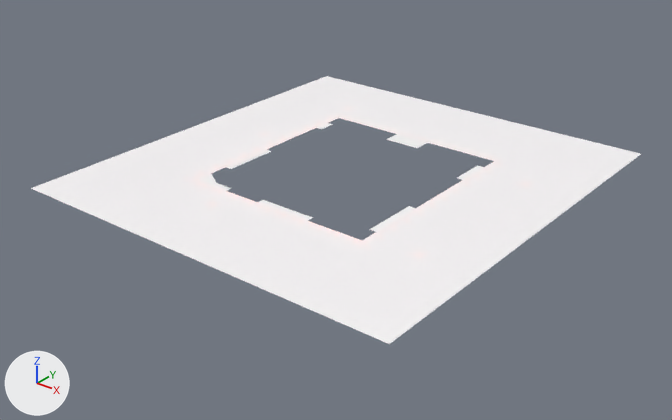
The glTF model AirBorneApes2/BlenderModels/Coldth.glb, before and after one commit.
The view is the same before and after, from a 50 mm lens placed at (12.93, -16.91, 9.12), pointed at (0.02, -0.78, -0.88). The axes (+X, +Y, +Z) are drawn at lower left. The lights are the same throughout.

The older version as bpy lines, for what is in view:
```python
mat_wasteland_files_png = bpy.data.materials.new('Wasteland-Files.png')
mat_wasteland_files_png.use_nodes = True; mat_wasteland_files_png.node_tree.nodes.clear()
_N = mat_wasteland_files_png.node_tree.nodes; _L = mat_wasteland_files_png.node_tree.links
n0 = _N.new('ShaderNodeBsdfPrincipled'); n0.name = 'Principled BSDF'
n0.inputs[0].default_value = (1.0, 1.0, 1.0, 1.0)  # 'Base Color', white #ffffff
n0.inputs[1].default_value = 1.0  # 'Metallic'
n0.inputs[2].default_value = 1.0  # 'Roughness'
n0.inputs[28].default_value = 1.0  # 'Emission Strength'
n1 = _N.new('ShaderNodeOutputMaterial'); n1.name = 'Material Output'
n2 = _N.new('ShaderNodeTexImage'); n2.name = 'Image Texture'
n2.image = img_wasteland_files_png
n2.interpolation = 'Closest'
_L.new(n0.outputs[0], n1.inputs[0])  # 'BSDF' to 'Surface'
_L.new(n2.outputs[0], n0.inputs[27])  # 'Color' to 'Emission Color'
me_cube = bpy.data.meshes.new('Cube')
me_cube.from_pydata(...)  # 317 vertices, 488 faces; spans x -4.89..5.51, y -5.78..5.28, z 0.0
me_cube.materials.append(mat_wasteland_files_png)
ob_cube = bpy.data.objects.new('Cube', me_cube)
ob_cube.location = (-0.31, 0.0, 0.0)
```
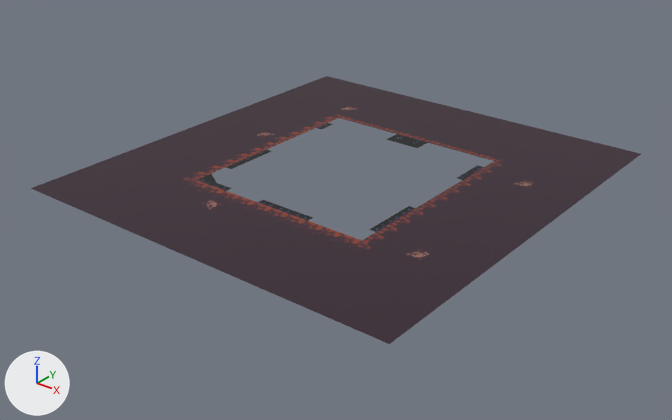
Commit message: Updated Coldth

Boxes [x1, y1, x2, y2] around the edits, measured in the pictures (672 x 420 px):
'Cube', recoloured
    both: [31, 76, 641, 344]

Diff of the bpy script that builds the scene:
```diff
--- a/AirBorneApes2/BlenderModels/Coldth.glb.py
+++ b/AirBorneApes2/BlenderModels/Coldth.glb.py
@@ mat_wasteland_files_png @@
 n0 = _N.new('ShaderNodeBsdfPrincipled'); n0.name = 'Principled BSDF'
-n0.inputs[0].default_value = (1.0, 1.0, 1.0, 1.0)  # 'Base Color', white #ffffff
-n0.inputs[1].default_value = 1.0  # 'Metallic'
-n0.inputs[2].default_value = 1.0  # 'Roughness'
-n0.inputs[28].default_value = 1.0  # 'Emission Strength'
 n1 = _N.new('ShaderNodeOutputMaterial'); n1.name = 'Material Output'
@@ mat_wasteland_files_png @@
 n2 = _N.new('ShaderNodeTexImage'); n2.name = 'Image Texture'
 n2.interpolation = 'Closest'
+n2.extension = 'EXTEND'
 _L.new(n0.outputs[0], n1.inputs[0])  # 'BSDF' to 'Surface'
-_L.new(n2.outputs[0], n0.inputs[27])  # 'Color' to 'Emission Color'
+_L.new(n2.outputs[0], n0.inputs[0])  # 'Color' to 'Base Color'
```
